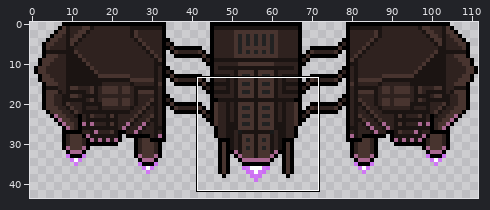
Sprite sheet, stored at StarcourseDock/assets/parts/io_chassis.png. The first picture is a wide view before the edit; the outline marks the close-up.
Close-up. Before the commit:
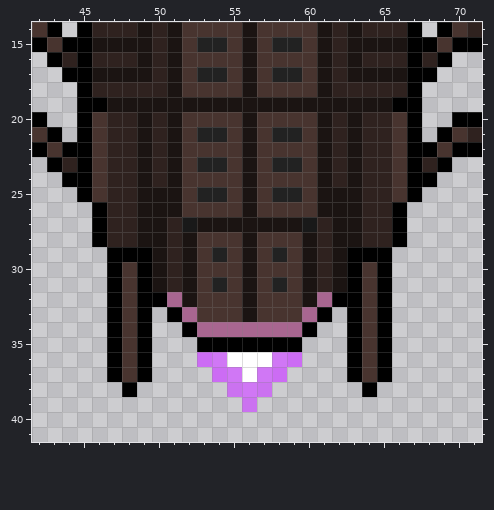
The file is 112x48 pixels. Colours within 5 levels of each other are drawn and written as one. Shown: x 42..71, y 14..41. The wide view leaves out empty margins.
New version:
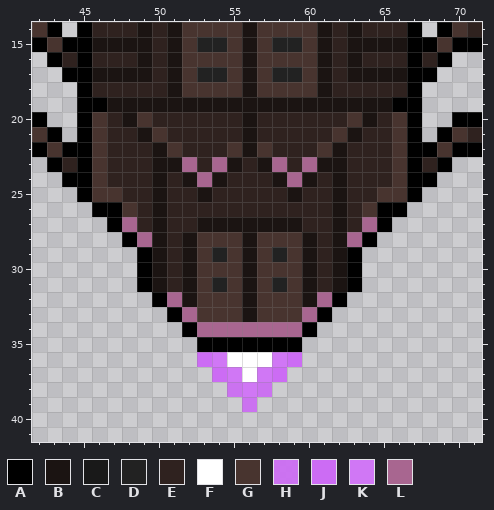
Palette (. is transparent): A #000000  B #1b1412  C #191919  D #222222  E #2f221f  F #ffffff  G #48342f  H #cc6cf4ed  J #cc6cf4fe  K #d077f5  L #a86690
The edit:
{"y":20,"x":48,"old":"EB","new":"BG"}
{"y":20,"x":51,"old":"BGGGG","new":"EEEEE"}
{"y":20,"x":57,"old":"GGGGB","new":"EEEEE"}
{"y":20,"x":63,"old":"BE","new":"GB"}
{"y":21,"x":50,"old":"EBGDDG","new":"GEEEEE"}
{"y":21,"x":57,"old":"GDDGBE","new":"EEEEEG"}
{"y":22,"x":49,"old":"BEBGGG","new":"EBGEEE"}
{"y":22,"x":58,"old":"GGGBEB","new":"EEEGBE"}
{"y":23,"x":49,"old":"BE","new":"EB"}
{"y":23,"x":52,"old":"GDDGBGDDG","new":"LELBEBLEL"}
{"y":23,"x":62,"old":"EB","new":"BE"}
{"y":24,"x":49,"old":"BEBGGGGBGGGGBEB","new":"EBEBLBEEEBLBEBE"}
{"y":25,"x":47,"old":"E","new":"G"}
{"y":25,"x":49,"old":"B","new":"E"}
{"y":25,"x":51,"old":"BGDDGBGDDGB","new":"EEBEEEEEBEE"}
{"y":25,"x":63,"old":"B","new":"E"}
{"y":25,"x":65,"old":"E","new":"G"}
{"y":26,"x":47,"old":"EEB","new":"AGE"}
{"y":26,"x":51,"old":"BGGGGBGGGGB","new":"EEEEEEEEEEE"}
{"y":26,"x":63,"old":"BEE","new":"EGA"}
{"y":27,"x":46,"old":"AEEB","new":".ALE"}
{"y":27,"x":52,"old":"C","new":"E"}
{"y":27,"x":60,"old":"C","new":"E"}
{"y":27,"x":63,"old":"BEEA","new":"ELA."}
{"y":28,"x":46,"old":"AEEB","new":"..AL"}
{"y":28,"x":63,"old":"BEEA","new":"LA.."}
{"y":29,"x":47,"old":"AA","new":".."}
{"y":29,"x":64,"old":"AA","new":".."}
{"y":30,"x":47,"old":"AG","new":".."}
{"y":30,"x":64,"old":"GA","new":".."}
{"y":31,"x":47,"old":"AG","new":".."}
{"y":31,"x":64,"old":"GA","new":".."}
{"y":32,"x":47,"old":"AGA","new":"..."}
{"y":32,"x":63,"old":"AGA","new":"..."}
{"y":33,"x":47,"old":"AGA","new":"..."}
{"y":33,"x":63,"old":"AGA","new":"..."}
{"y":34,"x":47,"old":"AGA","new":"..."}
{"y":34,"x":63,"old":"AGA","new":"..."}
{"y":35,"x":47,"old":"AGA","new":"..."}
{"y":35,"x":63,"old":"AGA","new":"..."}
{"y":36,"x":47,"old":"AGA","new":"..."}
{"y":36,"x":63,"old":"AGA","new":"..."}
{"y":37,"x":47,"old":"AGA","new":"..."}
{"y":37,"x":63,"old":"AGA","new":"..."}
{"y":38,"x":48,"old":"A","new":"."}
{"y":38,"x":64,"old":"A","new":"."}
{"label":"changed","picture_box":[92,112,407,397]}
